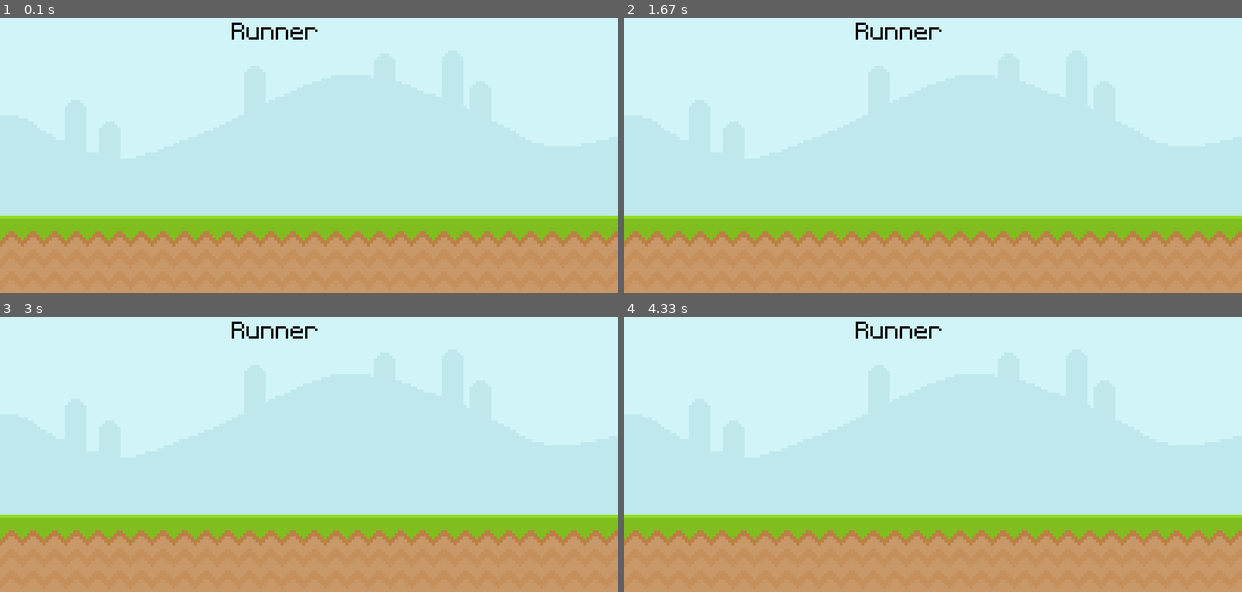
Above: before the commit, frames 1-4 (two rows, left to right).
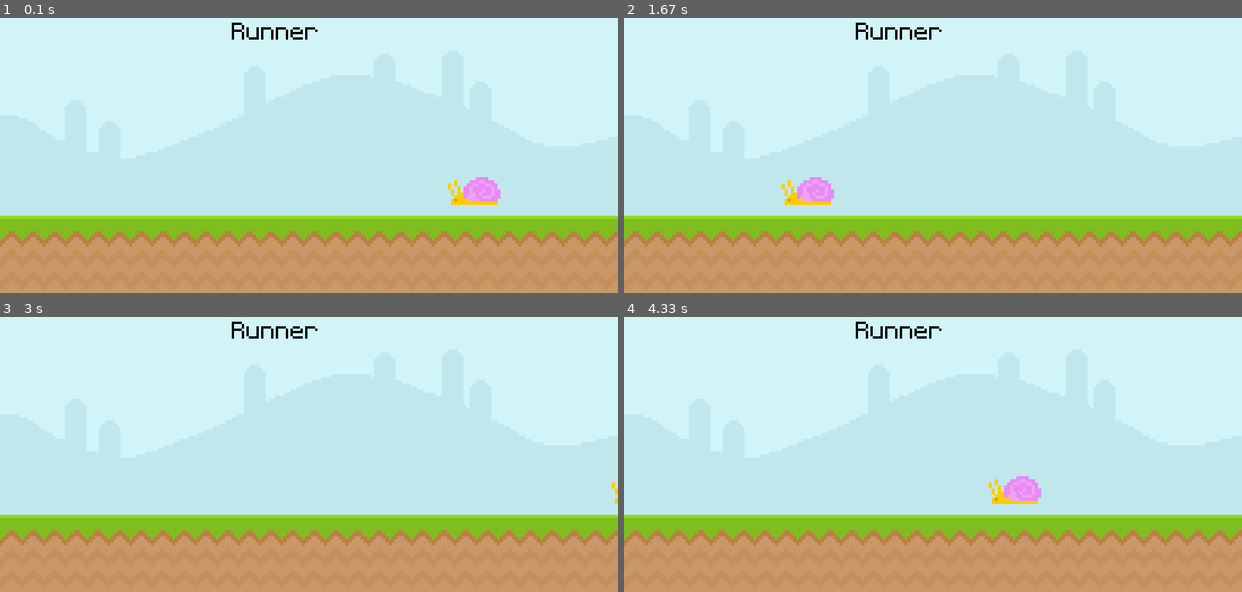
Above: after the commit, the same moments.

Repository: atrox3d/ultimate-introduction-to-pygame
Game: pygame game, started from main.py
Same seed, same stepped clock (60 frames per second), same inputs: the game is played once before the commit and once after it.
Inputs:
- Up to frame 1 (0.1 s): no input
- Up to frame 2 (1.67 s): no input
- Up to frame 3 (3 s): no input
- Up to frame 4 (4.33 s): no input

The runs differ from the first frame. In frame 1, 0.6% of the frame differs, in the area x 72-81%, y 57-68%; in frame 2, 0.6%; in frame 3, less than 0.1%; in frame 4, 0.6%.

Commit message:
add moving snail

Diff:
--- a/main.py
+++ b/main.py
@@ -7,7 +7,6 @@
 width = 800
 height = 400
 screen = pygame.display.set_mode((width, height))       # create display surface
-
 game_title = 'Runner'
 pygame.display.set_caption(game_title)                  # set window title
 
@@ -15,9 +14,6 @@
 
 rectangle_surface = pygame.Surface((100, 200))          # create rectangle 100*200 (w, h)
 rectangle_surface.fill('red')                           # fill rectangle with red
-#
-sky_bg = pygame.image.load('graphics/Sky.png')          # load sky background
-ground_bg = pygame.image.load('graphics/ground.png')    # load terrain background
 #
 font = pygame.font.Font(
                         # None,                           # None = default font
@@ -29,6 +25,13 @@
                     False,                              # antialiasing,
                     'black'                             # color
 )
+#
+sky_bg = pygame.image.load('graphics/Sky.png')          # load sky background
+ground_bg = pygame.image.load('graphics/ground.png')    # load terrain background
+#
+snail = pygame.image.load('graphics/snail/snail1.png')
+snail_x = 600
+
 while True:                                             # main loop
     for event in pygame.event.get():                    # loop through events
         if event.type == pygame.QUIT:                   # quit by closing window
@@ -44,7 +47,10 @@
     screen.blit(sky_bg, (0, 0))                         # draw sky
     screen.blit(ground_bg, (0, 300))                    # draw terrain
     #
-    screen.blit(text, (300, 50))
+    screen.blit(text, (300, 50))                        # draw text
+    #
+    screen.blit(snail, (snail_x, 250))                  # draw snail
+    snail_x = snail_x < -100 and 800 or snail_x - 4     # update snail position
 
     # update everything
     pygame.display.update()                             # update display surface
